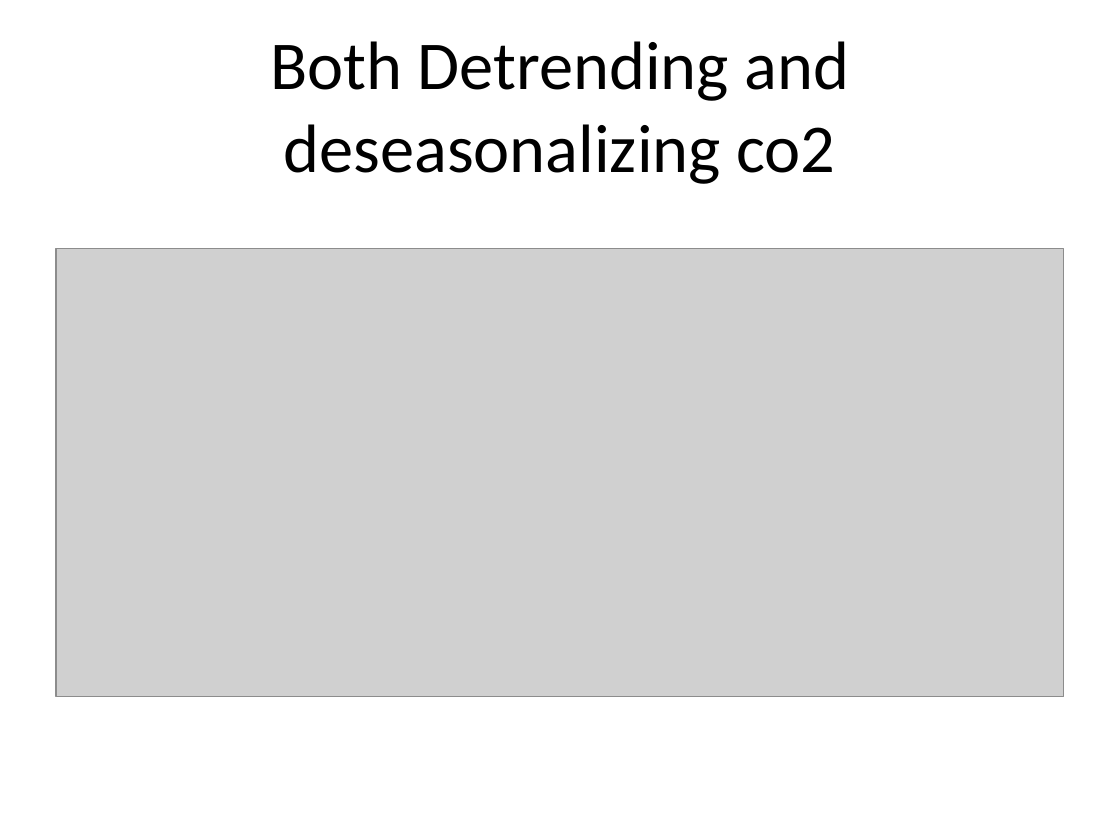
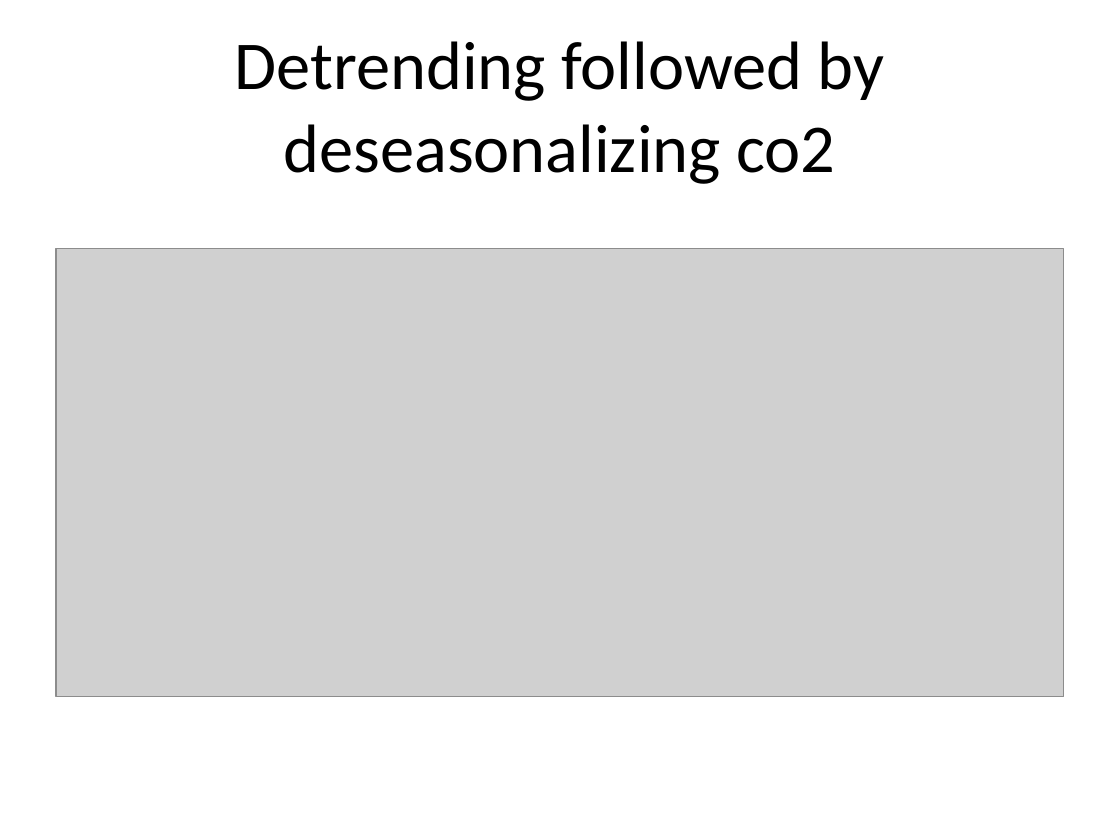
Before and after one commit to pmean/basic-time-series, a slide deck: slide 13 of src/basics.pptx (slide 14 before the commit). Drawn at 1120x840 pixels with LibreOffice and Linux fonts; fonts in the diff are those of the drawing; grey boxes stand for pictures. Boxes give left, top, right and bottom in pixels: in the first picture for what was removed or moved away, otherwise in the second. Text is boxed around its words. In the diff, an @@ line names an element or a change of style, - is before the commit and + after.

```diff
--- a/src/basics.pptx
+++ b/src/basics.pptx
@@ title at (235,41,885,184): text changed @@
-Both Detrending and deseasonalizing co2
+Detrending followed by deseasonalizing co2
```
Also in this commit, not shown: 6 other slides changed, 2 slides added, 2 slides removed, 1 other file.
